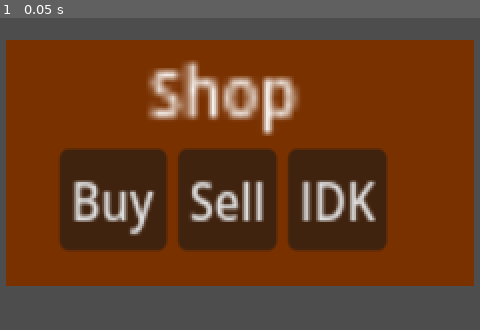
Above: before the commit, frame 1.
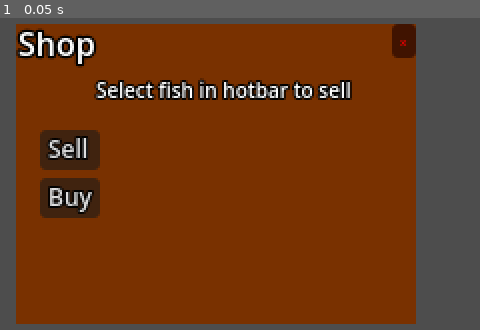
Above: after the commit, the same moment.

Repository: JuanPablo-29/Hoos-Fishing
Game: Godot game, scene res://scenes/ShopUI.tscn
Two runs of this game, one before a commit and one after it. Both use one fixed random seed, a clock stepped at 60 frames per second and the inputs below. This scene is started directly instead of the project's main scene.
Inputs:
- Up to frame 1 (0.05 s): no input

The runs differ from the first frame. In frame 1, 54% of the frame differs, in the area x 1-99%, y 1-99%.

Commit message:
Updated shop ui to reflect selling fish and be responsive

Diff:
--- a/scenes/ShopUI.tscn
+++ b/scenes/ShopUI.tscn
@@ -1,60 +1,101 @@
-[gd_scene load_steps=2 format=3 uid="uid://dcpkigr4inxgj"]
+[gd_scene format=3 uid="uid://dcpkigr4inxgj"]
 
 [sub_resource type="StyleBoxEmpty" id="StyleBoxEmpty_qq7pr"]
 
-[node name="ShopUi" type="Control"]
+[sub_resource type="StyleBoxEmpty" id="StyleBoxEmpty_s6527"]
+
+[node name="ShopUi" type="Control" unique_id=2037705964]
 layout_mode = 3
 anchors_preset = 0
 
-[node name="ColorRect" type="ColorRect" parent="."]
-layout_mode = 0
-offset_left = 88.0
-offset_top = 27.0
-offset_right = 114.15499
-offset_bottom = 59.57143
-scale = Vector2(8.946667, 3.7692308)
+[node name="ColorRect" type="ColorRect" parent="." unique_id=194646513]
+custom_minimum_size = Vector2(200, 150)
+custom_maximum_size = Vector2(-1, 150)
+layout_mode = 1
+offset_left = 93.0
+offset_top = 19.0
+offset_right = 293.0
+offset_bottom = 169.0
+offset_transform_enabled = true
 color = Color(0.47453344, 0.19080368, 0, 1)
 
-[node name="CenterContainer" type="CenterContainer" parent="ColorRect"]
+[node name="CenterContainer" type="CenterContainer" parent="ColorRect" unique_id=1720670980]
 z_index = 1
-layout_mode = 0
-offset_left = 2.682563
-offset_top = 11.408163
-offset_right = 78.68256
-offset_bottom = 58.408165
-scale = Vector2(0.15757848, 0.43364578)
+custom_maximum_size = Vector2(30, 100)
+layout_mode = 1
+anchors_preset = 4
+anchor_top = 0.5
+anchor_bottom = 0.5
+offset_left = 12.0
+offset_top = -50.0
+offset_right = 32.0
+offset_bottom = 50.0
+grow_vertical = 2
 
-[node name="Container" type="HBoxContainer" parent="ColorRect/CenterContainer"]
+[node name="Container" type="VBoxContainer" parent="ColorRect/CenterContainer" unique_id=1698661679]
 layout_mode = 2
 alignment = 1
 
-[node name="Buy" type="Button" parent="ColorRect/CenterContainer/Container"]
-custom_minimum_size = Vector2(15, 15)
+[node name="Sell" type="Button" parent="ColorRect/CenterContainer/Container" unique_id=406112923]
+custom_minimum_size = Vector2(100, 10)
+custom_maximum_size = Vector2(100, 20)
 layout_mode = 2
+theme_override_colors/font_outline_color = Color(0, 0, 0, 1)
+theme_override_constants/outline_size = 4
+theme_override_font_sizes/font_size = 12
+theme_override_styles/focus = SubResource("StyleBoxEmpty_qq7pr")
+action_mode = 0
+text = "Sell"
+
+[node name="Buy" type="Button" parent="ColorRect/CenterContainer/Container" unique_id=469903469]
+custom_minimum_size = Vector2(100, 10)
+custom_maximum_size = Vector2(100, 20)
+layout_mode = 2
+theme_override_colors/font_outline_color = Color(0, 0, 0, 1)
+theme_override_constants/outline_size = 4
+theme_override_font_sizes/font_size = 12
 theme_override_styles/focus = SubResource("StyleBoxEmpty_qq7pr")
 action_mode = 0
 text = "Buy"
 
-[node name="Sell" type="Button" parent="ColorRect/CenterContainer/Container"]
-custom_minimum_size = Vector2(15, 15)
-layout_mode = 2
-theme_override_styles/focus = SubResource("StyleBoxEmpty_qq7pr")
-action_mode = 0
-text = "Sell"
+[node name="Title" type="Label" parent="ColorRect" unique_id=412564845]
+layout_mode = 0
+offset_left = 0.89418745
+offset_top = -1.8571428
+offset_right = 22.894188
+offset_bottom = 11.142858
+theme_override_colors/font_outline_color = Color(0, 0, 0, 1)
+theme_override_constants/outline_size = 5
+theme_override_font_sizes/font_size = 16
+text = "Shop"
 
-[node name="Button3" type="Button" parent="ColorRect/CenterContainer/Container"]
-custom_minimum_size = Vector2(15, 15)
-layout_mode = 2
-theme_override_styles/focus = SubResource("StyleBoxEmpty_qq7pr")
-action_mode = 0
-text = "IDK"
+[node name="Close" type="Button" parent="ColorRect" unique_id=349945311]
+modulate = Color(1, 0, 0, 1)
+layout_mode = 1
+anchors_preset = 1
+anchor_left = 1.0
+anchor_right = 1.0
+offset_left = -12.0
+offset_bottom = 17.0
+grow_horizontal = 0
+theme_override_font_sizes/font_size = 6
+theme_override_styles/focus = SubResource("StyleBoxEmpty_s6527")
+text = "x"
 
-[node name="Label" type="Label" parent="ColorRect"]
-layout_mode = 0
-offset_left = 8.494783
-offset_top = -0.26530612
-offset_right = 48.49478
-offset_bottom = 22.734694
-scale = Vector2(0.37841412, 1.0274385)
-theme_override_font_sizes/font_size = 9
-text = "Shop"
+[node name="Labels" type="Node" parent="ColorRect" unique_id=1462193202]
+
+[node name="Description" type="Label" parent="ColorRect/Labels" unique_id=890870106]
+offset_left = 133.0
+offset_top = 45.0
+offset_right = 261.0
+offset_bottom = 68.0
+theme_override_colors/font_outline_color = Color(0, 0, 0, 1)
+theme_override_constants/outline_size = 4
+theme_override_font_sizes/font_size = 10
+text = "Select fish in hotbar to sell"
+
+[node name="SellResult" type="Label" parent="ColorRect/Labels" unique_id=717130037]
+offset_left = 137.0
+offset_top = 71.0
+offset_right = 177.0
+offset_bottom = 94.0
--- a/scripts/shop_keeper.gd
+++ b/scripts/shop_keeper.gd
@@ -6,6 +6,7 @@
 var shop_ui: Control
 @onready var shop_ui_path: String = "res://scenes/ShopUI.tscn"
 var shop:= Shop.new()
+var sell_result: Label
 
 # Called every frame. 'delta' is the elapsed time since the previous frame.
 func _process(delta: float) -> void:
@@ -22,27 +23,35 @@
 
 
 
+# Opens shop ui and sets variables and connects buttons
 func _on_button_pressed() -> void:
 	if !shop_ui:
 		shop_ui = SceneLoader.spawn(shop_ui_path, "Hud")
 		shop_ui.get_node("ColorRect/CenterContainer/Container/Buy").pressed.connect(_on_buy_pressed)
 		shop_ui.get_node("ColorRect/CenterContainer/Container/Sell").pressed.connect(_on_sell_pressed)
+		shop_ui.get_node("ColorRect/Close").pressed.connect(_on_close_pressed)
+		sell_result = shop_ui.get_node("ColorRect/Labels/SellResult")
 
-# Needs to take in type Fish and use fish.sell_value, place holder 10
+# Sells selected fish and changes label to communicate to player
 func sell_fish(wallet: PlayerWallet):
 	if !player.current_item:
 		return
 	var selected_item = player.current_item
 	var slot = player.inventory.slots[selected_item.slot]
 	if slot.is_empty():
+		sell_result.text = "No fish"
+		sell_result.add_theme_color_override("font_color", Color.RED)
 		print("No fish")
 		return
 	var fish = slot["item"]
 	if fish is Fish:
-		print(fish.fish_name)
+		sell_result.text = "%s: Sold for $%d" % [fish.fish_name, fish.sell_value]
+		sell_result.add_theme_color_override("font_color", Color.GREEN)
 		wallet.add_money(fish.sell_value)
 		player.inventory.remove_item(selected_item.slot,1)
 	else:
+		sell_result.text = "Select Fish"
+		sell_result.add_theme_color_override("font_color", Color.RED)
 		print("Not Fish")
 
 
@@ -53,3 +62,6 @@
 func _on_sell_pressed() -> void:
 	sell_fish(player.wallet)
 	print(player.wallet.balance)
+
+func _on_close_pressed() -> void:
+	shop_ui.queue_free()
